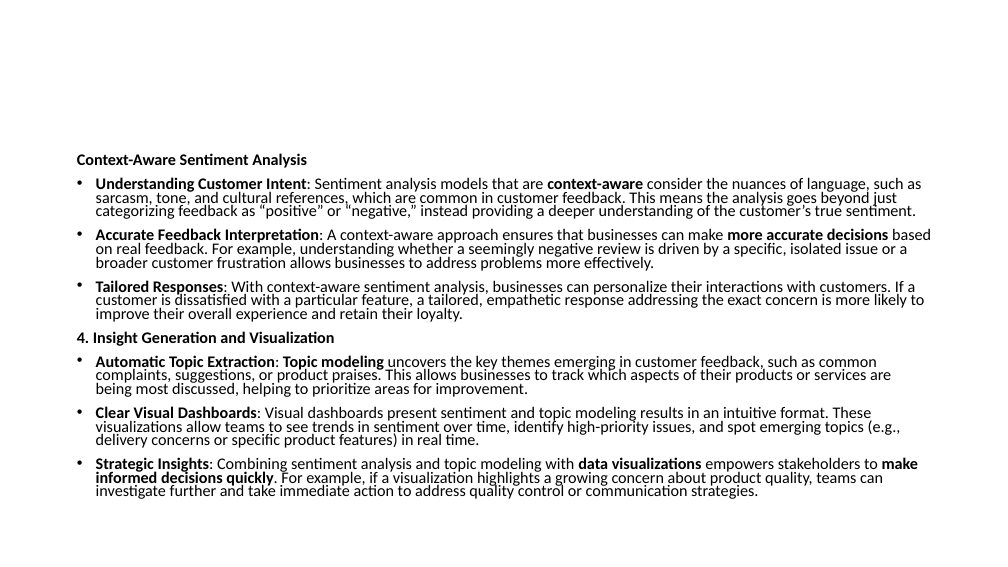
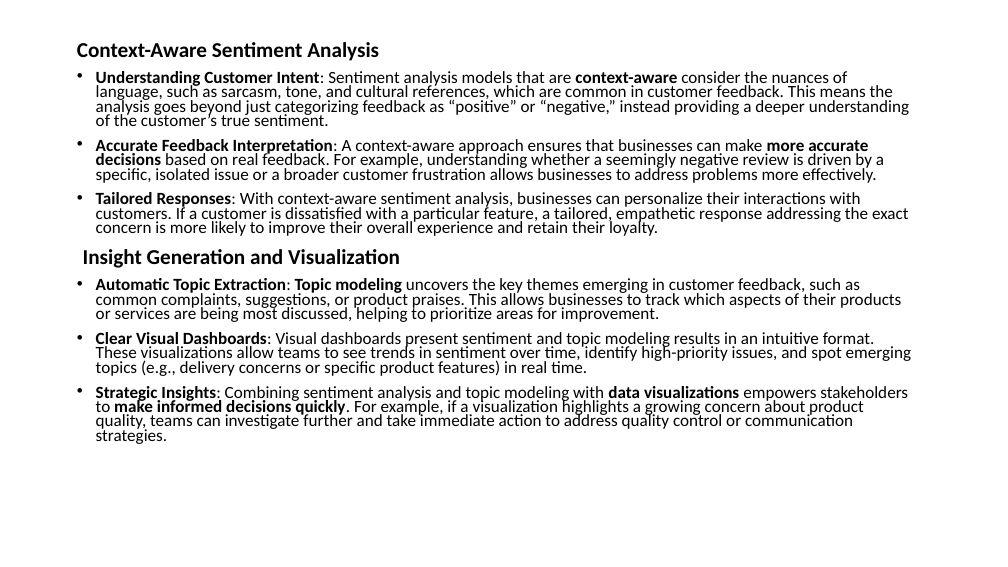
Before and after one commit to ShiviV/DHL-Sentiment-and-Topic-modelling, a slide deck: slide 14 of DHL Approach.pptm (slide 12 before the commit). Drawn at 1008x567 pixels with LibreOffice and Linux fonts; fonts in the diff are those of the drawing. Boxes give left, top, right and bottom in pixels: in the first picture for what was removed or moved away, otherwise in the second. Text is boxed around its words. In the diff, an @@ line names an element or a change of style, - is before the commit and + after.

```diff
--- a/DHL Approach.pptm
+++ b/DHL Approach.pptm
@@ text "Context-Aware Sentiment Analysis": place and size @@
-text "Context-Aware Sentiment Analysis" at [77,153,931,499]
+text "Context-Aware Sentiment Analysis" at [77,42,911,444]
@@ text at [77,42,911,444]: size 15.4 to 20.1 pt in "Context-Aware Sentiment Analysis"; size 15.4 to 16.3 pt @@
@@ text at [83,249,400,268]: text changed; size 15.4 to 20.1 pt @@
-4. Insight Generation and Visualization
+Insight Generation and Visualization
```
Also in this commit, not shown: 4 other slides changed, 2 slides added, 2 slides removed.
